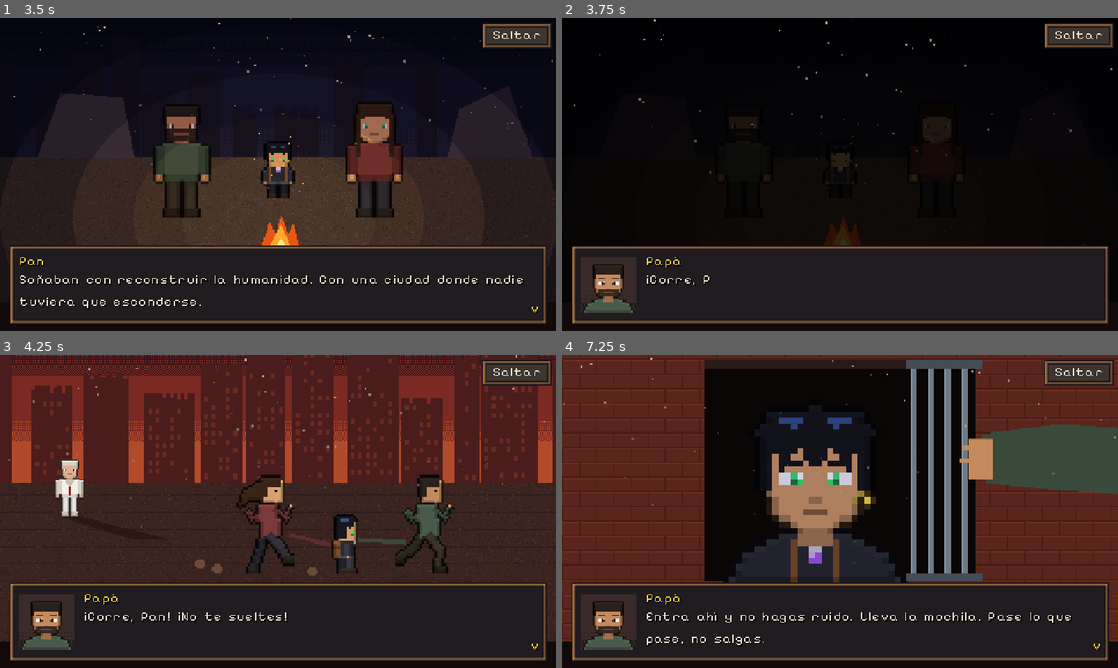
Above: before the commit, frames 1-4 (two rows, left to right).
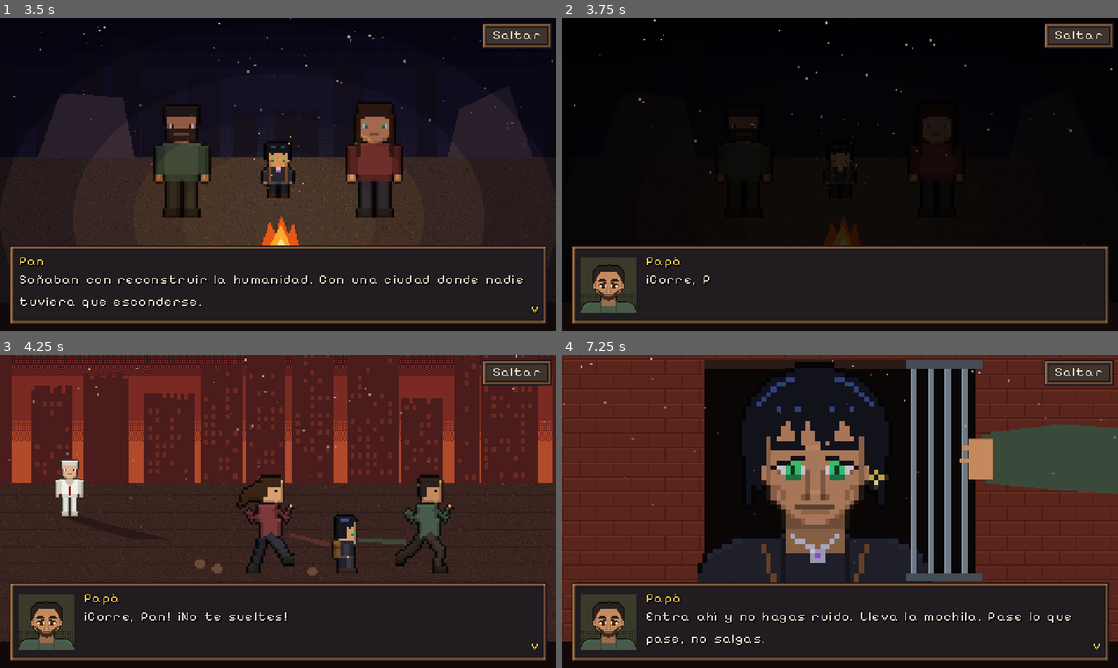
Above: after the commit, the same moments.

Repository: Darg6/Pan
Game: Godot game, scene res://escenas/intro.tscn
Two runs of this game, one before a commit and one after it. Both use one fixed random seed, a clock stepped at 60 frames per second and the inputs below. The engine's default icon, where the game draws it, is replaced by a stand-in: a white triangle on a blue panel in a dark square.
Inputs (mouse positions are in pixels of both pictures, inside the frame that each line leads up to):
- Up to frame 1 (3.5 s): tap Enter (ui_accept) at 0.5, 0.77 s; move the mouse to (400, 158) at 0.52 s; hold D (mover_derecha) 0.53-1.25 s; hold E (interactuar) 0.53-1.25 s; click (400, 158) at 0.67 s; drag from (166, 190) to (250, 237) at 1.27 s; move the mouse to (333, 105) at 2.02 s; hold D (mover_derecha) 2.03-2.75 s; hold E (interactuar) 2.03-2.75 s; drag from (250, 237) to (111, 127) at 2.77 s
- Up to frame 2 (3.75 s): move the mouse to (1006, 221) at 3.52 s; hold A (mover_izquierda) from 3.53 s (still down); hold E (interactuar) from 3.53 s (still down)
- Up to frame 3 (4.25 s): keep holding A (mover_izquierda); keep holding E (interactuar); tap Enter (ui_accept) at 3.77 s
- Up to frame 4 (7.25 s): release A (mover_izquierda) at 4.25 s; release E (interactuar) at 4.25 s; drag from (673, 464) to (756, 433) at 4.27 s; move the mouse to (867, 511) at 5.02 s; hold S (mover_abajo) 5.03-5.75 s; hold E (interactuar) 5.03-5.75 s; click (867, 511) at 5.17 s; drag from (756, 433) to (728, 527) at 5.77 s; move the mouse to (962, 495) at 6.52 s; hold W (mover_arriba) from 6.53 s (still down); hold E (interactuar) from 6.53 s (still down); tap Enter (ui_accept) at 6.77 s

Frame 1 is identical in both runs. In frame 2, 0.5% of the frame differs, in the area x 3-14%, y 78-95%; in frame 3, 0.5%; in frame 4, 7.2%, in the area x 3-67%, y 2-95%.

Commit message:
Intro siempre visible, caras de los comandantes y Pan más pulido
- Si Godot no reimporta un PNG después de actualizar el proyecto, al jugar desde
  el editor se usa el PNG del disco (Juego.textura y los sprites de cada escena).
  Así la intro ya no queda en negro y se ven el gato y Pan nuevos.
- Retratos de 48x48 (el tamaño exacto del cuadro de diálogo): Pan, Papá, Mamá,
  Recluta, Ciudadano y los 6 comandantes (Rictus, Vesper, Silas, Kael, Valera y Marcus).
- Pan en combate rehecho: flequillo en puntas, ojos verdes, collar y aro.
- Gato Mutado un poco menos oscuro, con cachetes rosados, para que se vea mejor.

Co-Authored-By: Claude Opus 5.5 <noreply@anthropic.com>
Claude-Session: https://claude.ai/code/session_015aRzpBWUr9Mgv2SkqPpeP2

Diff:
--- a/datos/huellas.json
+++ b/datos/huellas.json
@@ -12,15 +12,15 @@
  "res://escenas/ui/caja_dialogo.tscn": "345dc5ec78f621138acf7bbc5efbb2ec",
  "res://escenas/ui/hud.tscn": "95d2920d14ddf9b6d69206564cf7beff",
  "res://scripts/ambiente.gd": "1f92dc40e3bda44b74e0a402b84059b5",
- "res://scripts/caja_dialogo.gd": "bca516a2ee4d1adc71b9f812fe42305e",
- "res://scripts/combate.gd": "0d00b350a202ea339105b0649f21b191",
+ "res://scripts/caja_dialogo.gd": "bc9421886ef11cd7db4b55be29d937f0",
+ "res://scripts/combate.gd": "ddb0e295039ddf1df44fe0d055690e42",
  "res://scripts/disparador.gd": "03f17ab3b21965db2711f7a88d7f9228",
  "res://scripts/historia.gd": "3fbb5463bb93e1f23574316122856385",
  "res://scripts/hud.gd": "7acb61ccdcd3ab5d72d47e3931c6da3e",
  "res://scripts/interactuable.gd": "05991e1389cad32b1fba4fa73c14cc5f",
- "res://scripts/intro.gd": "3b26657988c5d79e2a51bb5571c71099",
+ "res://scripts/intro.gd": "4ae1cd9fcd1ce6ab3d46bd1df70e1e16",
  "res://scripts/joystick.gd": "b7305215baab590185f5b3515085145e",
- "res://scripts/juego.gd": "392c86b573bd31db582d8839901a8042",
+ "res://scripts/juego.gd": "17bdcb0f215fe5155482f9cd1bc6a495",
  "res://scripts/mapa.gd": "3edf0b3f6a89063f0da3cde4d53af665",
  "res://scripts/mochila_ui.gd": "445e36d73bb7827a4bd559feb0aa396a",
  "res://scripts/pan.gd": "6c0632546f4aad9f5cbeddcd6914e28b",
--- a/scripts/caja_dialogo.gd
+++ b/scripts/caja_dialogo.gd
@@ -51,8 +51,9 @@
 	nombre.text = quien
 	nombre.visible = quien != ""
 	var ruta_retrato := "res://arte/retratos/%s.png" % linea.get("retrato", "")
-	if linea.has("retrato") and ResourceLoader.exists(ruta_retrato):
-		retrato.texture = load(ruta_retrato)
+	var cara: Texture2D = Juego.textura(ruta_retrato) if linea.has("retrato") else null
+	if cara != null:
+		retrato.texture = cara
 		retrato.visible = true
 	else:
 		retrato.visible = false
--- a/scripts/combate.gd
+++ b/scripts/combate.gd
@@ -80,7 +80,7 @@
 
 	if tipo == "entrenador":
 		var e: Dictionary = datos.get("entrenador", {})
-		sprite_entrenador.texture = load(e.get("sprite", "res://arte/personajes/recluta_combate.png"))
+		sprite_entrenador.texture = Juego.textura(e.get("sprite", "res://arte/personajes/recluta_combate.png"))
 		sprite_entrenador.visible = true
 	else:
 		sprite_entrenador.visible = false
--- a/scripts/intro.gd
+++ b/scripts/intro.gd
@@ -54,7 +54,8 @@
 	if nombre == "":
 		return
 	var ruta := "res://arte/cinematica/%s.png" % nombre
-	if not ResourceLoader.exists(ruta):
+	var tex := Juego.textura(ruta)
+	if tex == null:
 		push_warning("No existe la imagen de la intro: " + ruta)
 		return
 	if _tween_imagen:
@@ -62,13 +63,13 @@
 	_tween_imagen = create_tween()
 	if imagen.texture != null:
 		_tween_imagen.tween_property(imagen, "modulate", Color.BLACK, 0.25)  # se oscurece la anterior
-	_tween_imagen.tween_callback(_poner_imagen.bind(ruta))
+	_tween_imagen.tween_callback(_poner_imagen.bind(tex))
 	_tween_imagen.tween_property(imagen, "modulate", Color.WHITE, 0.35)
 	_tween_imagen.parallel().tween_property(imagen, "scale", Vector2.ONE, 8.0)  # acercamiento lento
 
 
-func _poner_imagen(ruta: String) -> void:
-	imagen.texture = load(ruta)
+func _poner_imagen(tex: Texture2D) -> void:
+	imagen.texture = tex
 	imagen.pivot_offset = imagen.size / 2.0
 	imagen.scale = Vector2(1.06, 1.06)
 
--- a/scripts/juego.gd
+++ b/scripts/juego.gd
@@ -213,6 +213,8 @@
 
 func _ready() -> void:
 	randomize()
+	if OS.has_feature("editor"):
+		get_tree().node_added.connect(_al_agregar_nodo)
 	if not _version_suficiente():
 		_mostrar_error.call_deferred("Tu Godot es muy viejo para este proyecto: los mapas usan TileMapLayer, que existe desde Godot 4.3.\nDescarga Godot 4.3 o más nuevo desde godotengine.org.")
 	else:
@@ -314,10 +316,67 @@
 
 
 func textura_criatura(id: String) -> Texture2D:
-	var ruta := "res://arte/criaturas/%s.png" % id
+	var t := textura("res://arte/criaturas/%s.png" % id)
+	return t if t != null else load("res://icon.svg")
+
+
+# ---------------------------------------------------------------------------
+# Imágenes siempre al día
+# ---------------------------------------------------------------------------
+# Si actualizas el proyecto (Pull) y Godot no volvió a importar un PNG, el juego mostraría la
+# imagen vieja (o nada, si el PNG es nuevo). Al jugar desde el editor (F5), aquí se compara cada
+# PNG con lo que Godot importó y, si no coincide, se usa el PNG directo del disco.
+var _texturas_frescas := {}   # ruta -> Texture2D cargada del disco (o null si la importada está al día)
+var pngs_sin_importar: Array[String] = []
+
+
+## Úsalo en vez de load() para cualquier PNG que se cargue desde código.
+func textura(ruta: String) -> Texture2D:
+	var fresca := _textura_fresca(ruta)
+	if fresca != null:
+		return fresca
 	if ResourceLoader.exists(ruta):
-		return load(ruta)
-	return load("res://icon.svg")
+		return load(ruta) as Texture2D
+	return null
+
+
+func _textura_fresca(ruta: String) -> Texture2D:
+	if not OS.has_feature("editor") or not ruta.ends_with(".png"):
+		return null  # en el juego exportado (celular / navegador) todo viene importado
+	if _texturas_frescas.has(ruta):
+		return _texturas_frescas[ruta]
+	var tex: Texture2D = null
+	if FileAccess.file_exists(ruta) and _importacion_vieja(ruta):
+		var img := Image.load_from_file(ProjectSettings.globalize_path(ruta))
+		if img != null and not img.is_empty():
+			tex = ImageTexture.create_from_image(img)
+			pngs_sin_importar.append(ruta.trim_prefix("res://"))
+	_texturas_frescas[ruta] = tex
+	return tex
+
+
+## true si Godot todavía no importó este PNG o lo importó cuando era otra versión.
+func _importacion_vieja(ruta: String) -> bool:
+	var info := ConfigFile.new()
+	if info.load(ruta + ".import") != OK:
+		return true
+	var destino: String = info.get_value("remap", "path", "")
+	if destino == "" or not FileAccess.file_exists(destino):
+		return true
+	var md5 := ConfigFile.new()
+	if md5.load(destino.get_basename() + ".md5") != OK:
+		return true
+	return str(md5.get_value("", "source_md5", "")) != FileAccess.get_md5(ruta)
+
+
+## Cada Sprite2D / TextureRect que aparece en pantalla usa la versión al día de su PNG.
+func _al_agregar_nodo(nodo: Node) -> void:
+	if nodo is Sprite2D or nodo is TextureRect:
+		var t: Texture2D = nodo.texture
+		if t != null and t.resource_path.ends_with(".png"):
+			var fresca := _textura_fresca(t.resource_path)
+			if fresca != null:
+				nodo.texture = fresca
 
 
 # ---------------------------------------------------------------------------
Binary file changed: arte/cinematica/02_ruinas.png
Binary file changed: arte/cinematica/06_conducto.png
Binary file changed: arte/criaturas/gato_mutado.png
Binary file changed: arte/personajes/pan_combate.png
Binary file changed: arte/retratos/ciudadano.png
Binary file added: arte/retratos/kael.png
Not shown, added: arte/retratos/kael.png.import
Binary file changed: arte/retratos/mama.png
Binary file added: arte/retratos/marcus.png
Not shown, added: arte/retratos/marcus.png.import
Binary file changed: arte/retratos/pan.png
Binary file changed: arte/retratos/papa.png
(and 9 more such lines)
